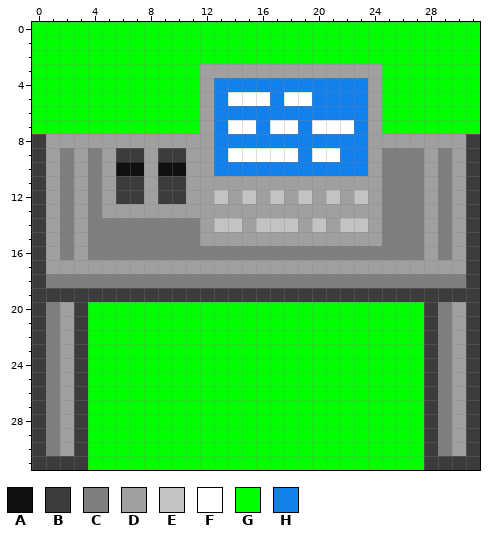
File history of a pixel-art sprite, SOL_Game/Assets/art/Decorations/DeskComputer2.png. The picture above was drawn from the file before the commit.
Colours within 5 levels of each other are drawn and written as one.
Palette (. is transparent): A #101010  B #3c3c3c  C #7f7f7f  D #a0a0a0  E #c3c3c3  F #ffffff  G #00ff00  H #1480eb
Pixels before, first column x 0:
 0 GGGGGGGGGGGGGGGGGGGGGGGGGGGGGGGG
 1 GGGGGGGGGGGGGGGGGGGGGGGGGGGGGGGG
 2 GGGGGGGGGGGGGGGGGGGGGGGGGGGGGGGG
 3 GGGGGGGGGGGGDDDDDDDDDDDDDGGGGGGG
 4 GGGGGGGGGGGGDHHHHHHHHHHHDGGGGGGG
 5 GGGGGGGGGGGGDHFFFHFFHHHHDGGGGGGG
 6 GGGGGGGGGGGGDHHHHHHHHHHHDGGGGGGG
 7 GGGGGGGGGGGGDHFFHFFHFFFHDGGGGGGG
 8 BDDDDDDDDDDDDHHHHHHHHHHHDDDDDDDB
 9 BDCDCDBBDBBDDHFFFFFHFFHHDCCCDCDB
10 BDCDCDAADAADDHHHHHHHHHHHDCCCDCDB
11 BDCDCDBBDBBDDDDDDDDDDDDDDCCCDCDB
12 BDCDCDBBDBBDDEDEDEDEDEDEDCCCDCDB
13 BDCDCDDDDDDDDDDDDDDDDDDDDCCCDCDB
14 BDCDCCCCCCCCDEEDEEEDEDEEDCCCDCDB
15 BDCDCCCCCCCCDDDDDDDDDDDDDCCCDCDB
16 BDCDCCCCCCCCCCCCCCCCCCCCCCCCDCDB
17 BDDDDDDDDDDDDDDDDDDDDDDDDDDDDDDB
18 BCCCCCCCCCCCCCCCCCCCCCCCCCCCCCCB
19 BBBBBBBBBBBBBBBBBBBBBBBBBBBBBBBB
20 BCDBGGGGGGGGGGGGGGGGGGGGGGGGBCDB
21 BCDBGGGGGGGGGGGGGGGGGGGGGGGGBCDB
22 BCDBGGGGGGGGGGGGGGGGGGGGGGGGBCDB
23 BCDBGGGGGGGGGGGGGGGGGGGGGGGGBCDB
24 BCDBGGGGGGGGGGGGGGGGGGGGGGGGBCDB
25 BCDBGGGGGGGGGGGGGGGGGGGGGGGGBCDB
26 BCDBGGGGGGGGGGGGGGGGGGGGGGGGBCDB
27 BCDBGGGGGGGGGGGGGGGGGGGGGGGGBCDB
28 BCDBGGGGGGGGGGGGGGGGGGGGGGGGBCDB
29 BCDBGGGGGGGGGGGGGGGGGGGGGGGGBCDB
30 BCDBGGGGGGGGGGGGGGGGGGGGGGGGBCDB
31 BBBBGGGGGGGGGGGGGGGGGGGGGGGGBBBB
The same view after the edit:
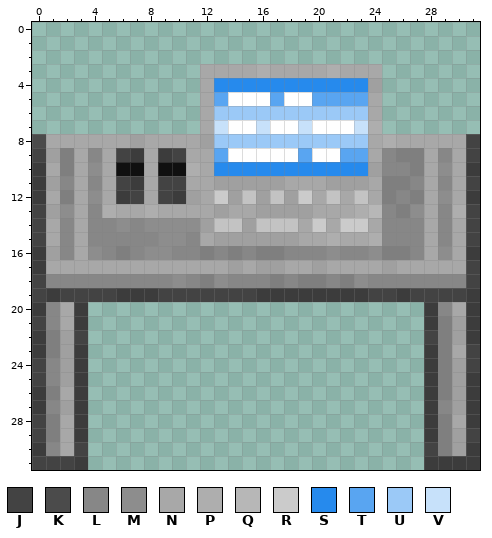
Colours new in this view: J #434343  K #4b4b4b  L #878787  M #8d8d8d  N #a8a8a8  P #aeaeae  Q #b7b7b7  R #cbcbcb  S #268aed  T #59a5f1  U #9bc9f7  V #c7e1fa
Difference:
file 32x32 -> 128x128 pixels (blocks of 1x1 -> 4x4; one block is one cell here)
The author changed colour B to colour J in row 8 at x 31; in row 9 at x 0, 6, 10 and 31; in row 11 at x 6, 9 to 10 and 31; in row 12 at x 7 and 9; in rows 13 to 15 at x 0 and 31; in row 17 at x 31.
The author changed colour B to colour J in row 18 at x 0 and 31; in row 19 at x 0, 2 to 5, 9 to 15, 24 to 25 and 27 to 30; in row 21 at x 0; in row 22 at x 3 and 28; in row 23 at x 31; in row 24 at x 0 and 31.
The author changed colour B to colour J in row 25 at x 0; in row 28 at x 0; in row 29 at x 0 and 31; in row 30 at x 3 and 28; in row 31 at x 0 to 2.
The author changed colour B to colour K in row 8 at x 0.
The author changed colour C to colour L in row 9 at x 4, 25 and 29; in row 10 at x 25 to 26; in row 11 at x 2, 4, 27 and 29; in row 12 at x 26; in row 13 at x 4, 25 and 29; in row 14 at x 2, 4 to 5, 7, 25 to 27 and 29.
The author changed colour C to colour L in row 15 at x 2, 4 to 8, 11, 25 to 27 and 29; in row 16 at x 2, 5, 7, 10 to 11, 13, 15, 18 to 20, 22 to 23 and 27; in row 18 at x 1 to 9, 11, 14 to 16, 18, 21 and 24 to 30; in row 20 at x 1 and 29; in row 21 at x 1; in rows 24 to 25 at x 1.
The author changed colour C to colour L in row 27 at x 1 and 29; in row 30 at x 1.
The author changed colour C to colour M in row 10 at x 4 and 29; in row 12 at x 4 and 29; in row 13 at x 2 and 27; in row 14 at x 6 and 8 to 11; in row 15 at x 9 to 10; in row 16 at x 4, 8 to 9, 21, 24 and 29.
The author changed colour C to colour M in row 18 at x 10, 13 and 23.
The author changed colour D to colour N in row 3 at x 12 to 15, 17 to 20 and 22 to 24; in row 4 at x 12; in rows 5 to 6 at x 12 and 24; in row 7 at x 12; in row 8 at x 1 to 6, 8 to 11, 24 and 26 to 30; in row 9 at x 3, 5, 8, 11 to 12, 24, 28 and 30.
The author changed colour D to colour N in row 10 at x 1, 3, 5, 8, 12, 28 and 30; in row 11 at x 3, 5, 8, 11 to 12, 18 to 20, 24, 28 and 30; in row 12 at x 1, 3, 5, 8, 12, 20, 22, 24, 28 and 30; in row 13 at x 3, 6 to 7, 9 to 12, 14 to 15, 20 to 22 and 28; in row 14 at x 1, 3, 19, 21, 24, 28 and 30; in row 15 at x 1, 3, 12, 19 to 20, 22 to 23, 28 and 30.
The author changed colour D to colour N in row 16 at x 3, 28 and 30; in row 17 at x 1 to 13, 15, 18 to 19, 21 to 24 and 26 to 30; in row 20 at x 2 and 30; in row 21 at x 2; in row 23 at x 30; in row 26 at x 2.
The author changed colour D to colour N in row 28 at x 2 and 30; in rows 29 to 30 at x 2.
The author changed colour D to colour P in row 3 at x 16 and 21; in row 7 at x 24; in row 8 at x 25; in row 10 at x 11; in row 13 at x 5, 8, 23 and 30; in row 15 at x 21 and 24.
The author changed colour D to colour Q in row 13 at x 24.
The author changed colour E to colour R in row 12 at x 13 and 19; in row 14 at x 20 and 22 to 23.
The author changed colour H to colour S in row 4 at x 13 to 23; in row 10 at x 13 to 23.
The author changed colour H to colour T in row 5 at x 13, 17 and 20 to 23; in row 9 at x 13, 19 and 22 to 23.
The author changed colour H to colour U in row 6 at x 13 to 23; in row 8 at x 13 to 23.
The author changed colour H to colour V in row 7 at x 13, 16, 19 and 23.
The author cleared colour G in rows 0 to 2 at x 0 to 31; in rows 3 to 7 at x 0 to 11 and 25 to 31; in rows 20 to 31 at x 4 to 27.
Pixel boxes of the changes (left, top, right, bottom) in both pictures:
changed: (32, 22, 480, 470)
